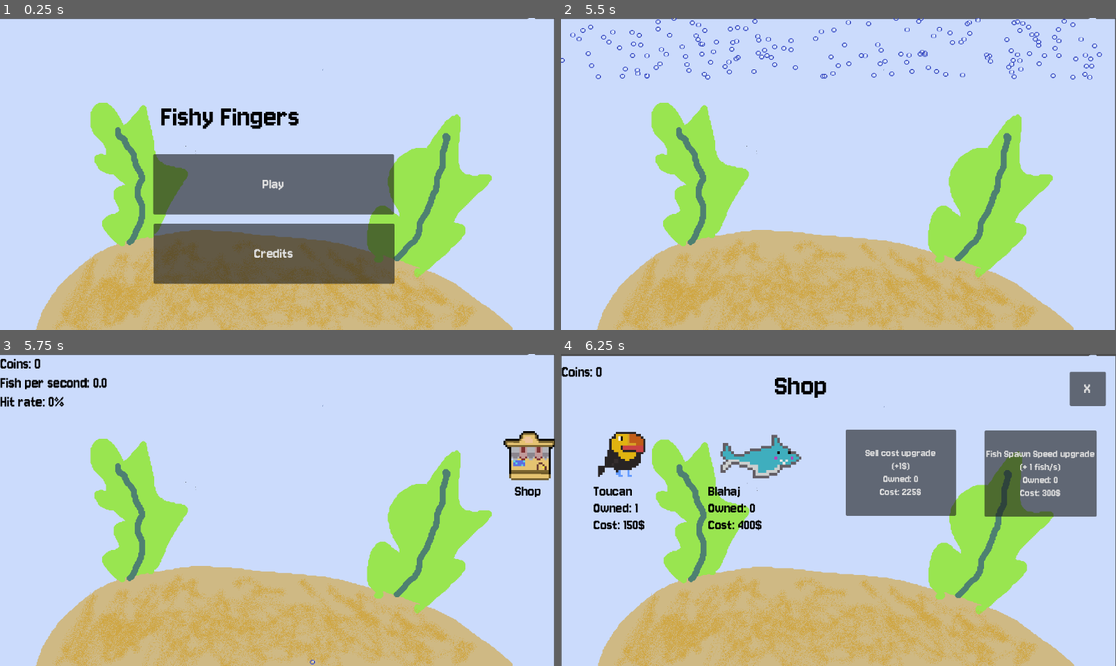
Above: before the commit, frames 1-4 (two rows, left to right).
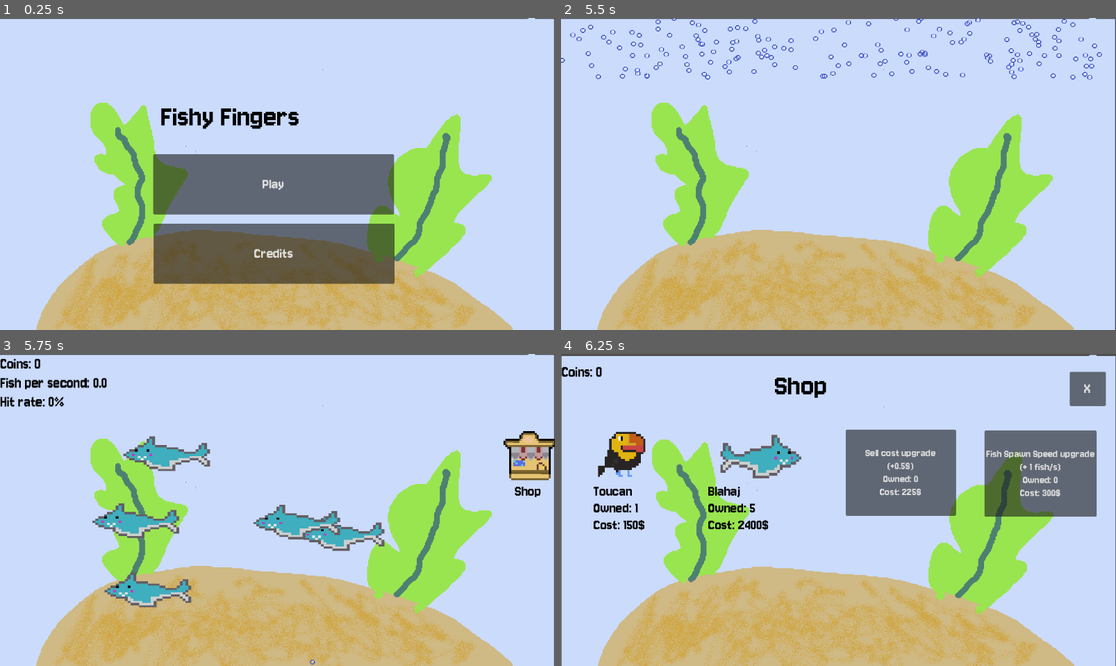
Above: after the commit, the same moments.

Repository: csd4ni3l/fishy-fingers
Game: Godot game, scene res://assets/scenes/main_menu.tscn
Two runs of this game, one before a commit and one after it. Both use one fixed random seed, a clock stepped at 60 frames per second and the inputs below.
Inputs (mouse positions are in pixels of both pictures, inside the frame that each line leads up to):
- Up to frame 1 (0.25 s): no input
- Up to frame 2 (5.5 s): click "Play" at 0.5 s; move the mouse to (960, 158) at 1.27 s; click (960, 158) at 1.42 s; move the mouse to (727, 189) at 2.02 s; click (727, 189) at 2.17 s; move the mouse to (894, 105) at 2.77 s; click (894, 105) at 2.92 s; move the mouse to (810, 236) at 3.52 s; click (810, 236) at 3.67 s; move the mouse to (1005, 220) at 4.27 s; click (1005, 220) at 4.42 s; move the mouse to (672, 127) at 5.02 s; click (672, 127) at 5.17 s
- Up to frame 3 (5.75 s): no input
- Up to frame 4 (6.25 s): click (1093, 456) at 5.75 s

Frames 1-2 are identical in both runs. In frame 3, 4.4% of the frame differs, in the area x 16-70%, y 26-82%; in frame 4, 0.2%.

Commit message:
Fix blahaj movement, rotation and fix shop showing 1 per upgrade instead of 0.5

Diff:
--- a/assets/scenes/game.tscn
+++ b/assets/scenes/game.tscn
@@ -139,7 +139,7 @@
 position = Vector2(-3.333374, 11.648682)
 shape = SubResource("RectangleShape2D_fc420")
 
-[node name="blahaj_area2d" type="Area2D" parent="." unique_id=1258170752]
+[node name="blahaj_area2d" type="Area2D" parent="." unique_id=1258170752 groups=["blahaj"]]
 position = Vector2(-1141, 498)
 metadata/is_original = true
 
--- a/assets/scripts/blahaj.gd
+++ b/assets/scripts/blahaj.gd
@@ -1,7 +1,9 @@
 extends Sprite2D
-
 var nearest_fish: Area2D
 var last_eat = Time.get_ticks_msec()
+var flip_timer: float = 0.0
+var flip_delay: float = 0.15
+var current_direction: Vector2 = Vector2.ZERO
 
 func _process(delta: float) -> void:
 	if get_parent().get_meta("is_original", false):
@@ -9,7 +11,6 @@
 
 	var min_dist: float = INF
 	nearest_fish = null
-
 	for fish in get_node("/root/Main/fish_parent").get_children():
 		if not is_instance_of(fish, Area2D):
 			continue
@@ -17,29 +18,49 @@
 		if dist < min_dist:
 			min_dist = dist
 			nearest_fish = fish
-
 	if not is_instance_valid(nearest_fish):
 		return
 
-	var direction = ((nearest_fish.global_position - global_position) * randf_range(0.9, 1.1)).normalized()
-	get_parent().position += direction * Globals.BLAHAJ_SPEED * delta
-	get_parent().rotation = lerp_angle(get_parent().rotation, direction.angle(), 0.01)
+	var chase = (nearest_fish.global_position - global_position).normalized()
+
+	var separation = Vector2.ZERO
+	for blahaj in get_node("/root/Main").get_children():
+		if blahaj == get_parent():
+			continue
+		if not blahaj.is_in_group("blahaj"):
+			continue
+		var diff = get_parent().global_position - blahaj.global_position
+		var dist = diff.length()
+		if dist < 100.0 and dist > 0.0:
+			separation += diff.normalized() * (100.0 - dist) / 100.0
+
+	# Blend chase and separation, separation weighted more when close
+	var desired = (chase + separation * 2.0).normalized()
+
+	# Smoothly steer current_direction toward desired
+	current_direction = current_direction.lerp(desired, 8.0 * delta).normalized()
+
+	var speed = Globals.BLAHAJ_SPEED
+	if separation.length() > 0.5:
+		speed *= 2.5
+
+	get_parent().position += current_direction * speed * delta
+	get_parent().rotation = 0.0
+
+	var target_scale_x = -1 if current_direction.x < 0 else 1
+	if target_scale_x != get_parent().scale.x:
+		flip_timer += delta
+		if flip_timer >= flip_delay:
+			get_parent().scale.x = target_scale_x
+			flip_timer = 0.0
+	else:
+		flip_timer = 0.0
 
 	if not Time.get_ticks_msec() - last_eat >= 500:
 		return
-
 	last_eat = Time.get_ticks_msec()
-
 	for area: Area2D in get_parent().get_overlapping_areas():
 		if area.is_in_group("fish"):
 			Globals.coins += (1 + Globals.sell_cost_upgrades)
 			Globals.fish_per_second += 1
-			play_sound("res://assets/sfx/splash.mp3")
 			area.queue_free()
-
-func play_sound(path: String):
-	var player = AudioStreamPlayer.new()
-	add_child(player)
-	player.stream = load(path)
-	player.play()
-	player.finished.connect(player.queue_free)
--- a/assets/scripts/globals.gd
+++ b/assets/scripts/globals.gd
@@ -11,7 +11,7 @@
 var last_hit_percent = 0
 var sell_cost_upgrades = 0
 var spawn_speed_upgrades = 0
-var blahaj_upgrades = 0
+var blahaj_upgrades = 5
 var toucan_upgrades = 1
 
 const COD_TYPES := ["blue", "green", "orange", "pink", "purple", "yellow"]
--- a/assets/scripts/shop_manager.gd
+++ b/assets/scripts/shop_manager.gd
@@ -4,5 +4,5 @@
 	$coins_label.text = "Coins: {coins}".format({"coins": Globals.coins})
 	$toucan_label.text = "Toucan\nOwned: {owned}\nCost: {cost}$".format({"owned": Globals.toucan_upgrades, "cost": Globals.TOUCAN_PRICE * (Globals.toucan_upgrades + 1)})
 	$blahaj_label.text = "Blahaj\nOwned: {owned}\nCost: {cost}$".format({"owned": Globals.blahaj_upgrades, "cost": Globals.BLAHAJ_PRICE * (Globals.blahaj_upgrades + 1)})
-	$sell_cost_upgrade.text = "Sell cost upgrade\n(+1$)\nOwned: {owned}\nCost: {cost}$".format({"owned": Globals.sell_cost_upgrades, "cost": Globals.SELL_COST_PRICE * (Globals.sell_cost_upgrades + 1)})
+	$sell_cost_upgrade.text = "Sell cost upgrade\n(+0.5$)\nOwned: {owned}\nCost: {cost}$".format({"owned": Globals.sell_cost_upgrades, "cost": Globals.SELL_COST_PRICE * (Globals.sell_cost_upgrades + 1)})
 	$fish_spawn_upgrade.text = "Fish Spawn Speed upgrade\n(+ 1 fish/s)\nOwned: {owned}\nCost: {cost}$".format({"owned": Globals.spawn_speed_upgrades, "cost": Globals.SPAWN_SPEED_PRICE * (Globals.spawn_speed_upgrades + 1)})
